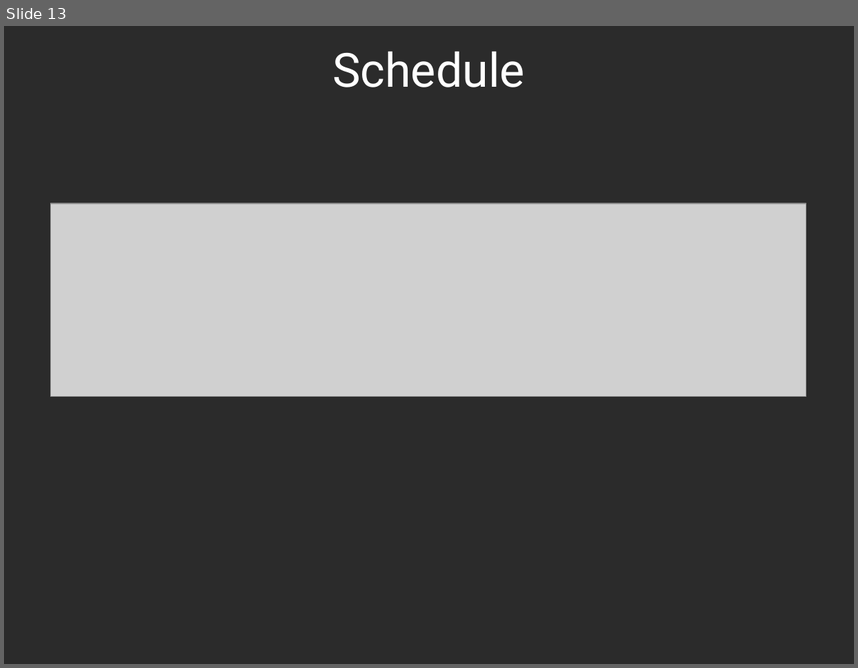
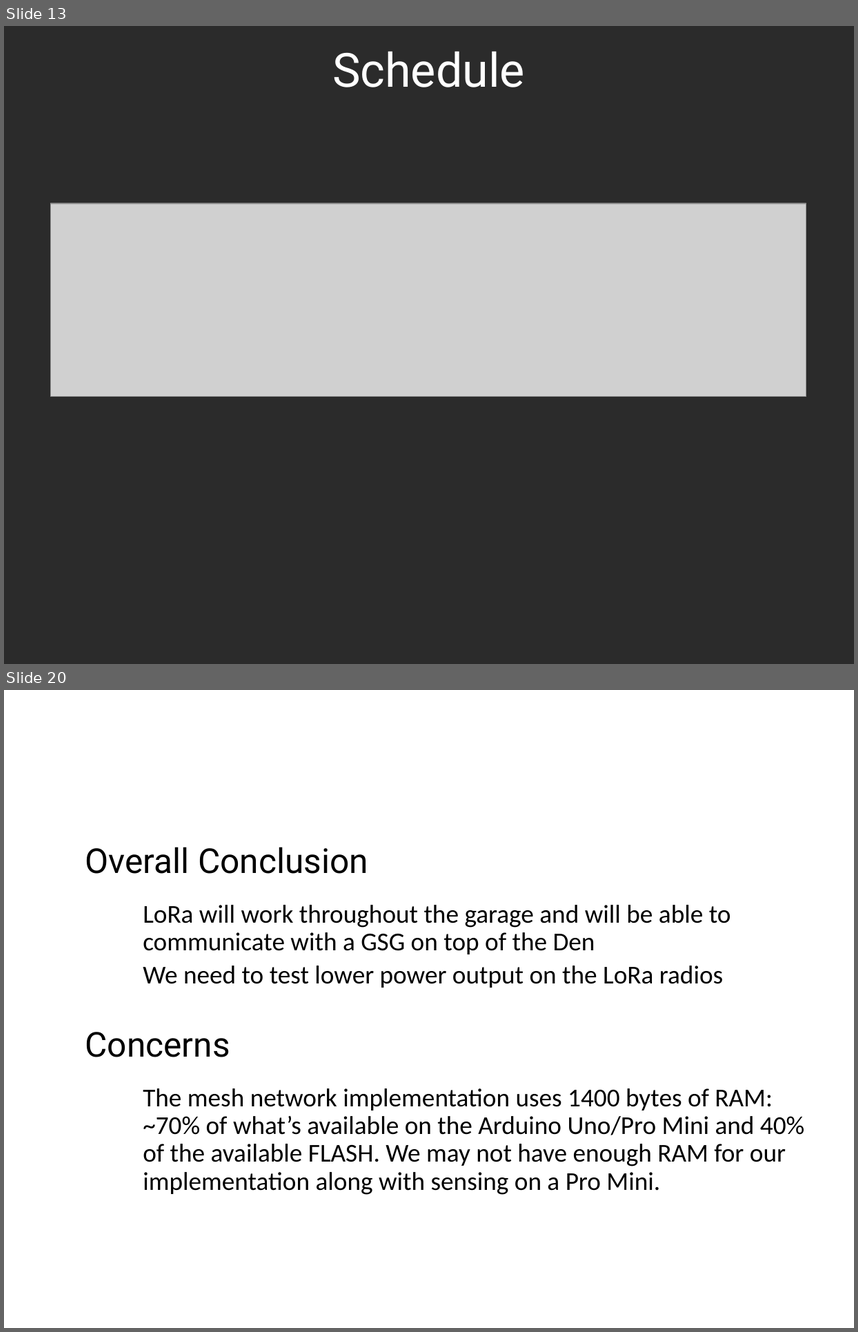
Before and after one commit to Jaxal83/parkingSensor, a slide deck: PDR.odp. Shown one above the other, each under a label of ours: slide 13 before the commit, slides 13 and 20 after it; the slides between them are not shown. The pictures are 858x668 and 858x1332 pixels, drawn with LibreOffice and Linux fonts; fonts in the diff are those of the drawing; grey boxes stand for pictures; background and template pictures are left out; a plain dark background stands for a picture behind light text. Boxes give left, top, right and bottom in pixels: in the first picture for what was removed or moved away, otherwise in the second. Text is boxed around its words. In the diff, an @@ line names an element or a change of style, - is before the commit and + after.

Commit message:
Add files via upload
Added LoRa testing slides

```diff
--- a/PDR.odp
+++ b/PDR.odp
@@ slide 20 added at bbox=[4, 690, 854, 1328], background picture (left out) @@
@@ title added at bbox=[46, 696, 812, 769], 44 pt, text #FFFFFF @@
+Current Status – LoRa Testing
@@ text added at bbox=[85, 847, 804, 1194], 24 pt, text #000000 @@
+• Overall Conclusion
+  • LoRa will work throughout the garage and will be able to communicate with a GSG on top of the Den
+  • We need to test lower power output on the LoRa radios
+• Concerns
+  • The mesh network implementation uses 1400 bytes of RAM: ~70% of what’s available on the Arduino Uno/Pro Mini and 40% of the available FLASH. We may not have enough RAM for our implementation along with sensing on a Pro Mini.
```
Also in this commit, not shown: 8 slides changed, 6 other slides added, 1 slide removed.
